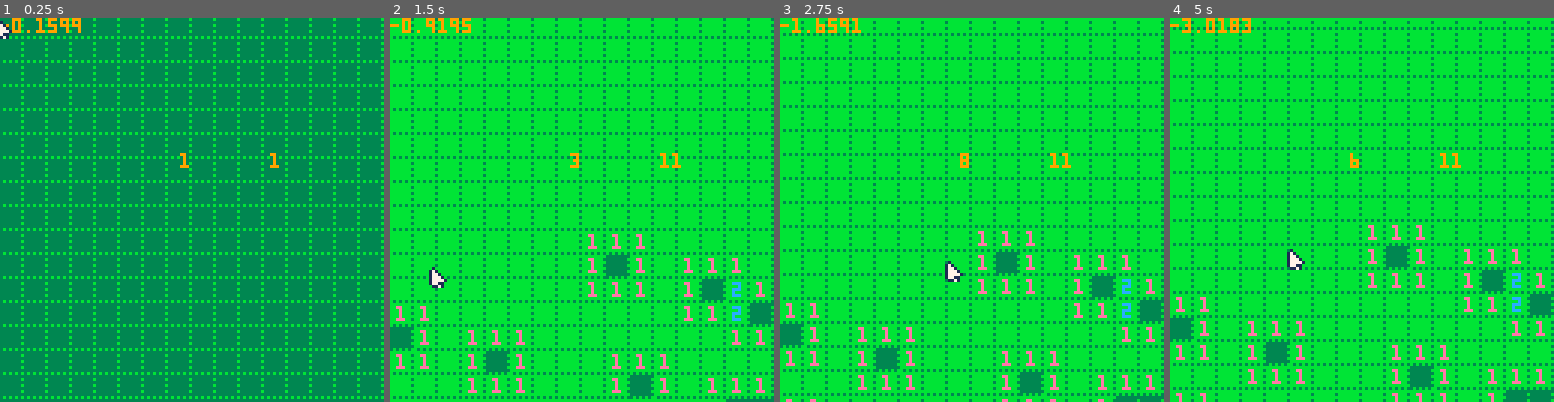
Above: before the commit, frames 1-4 (left to right).
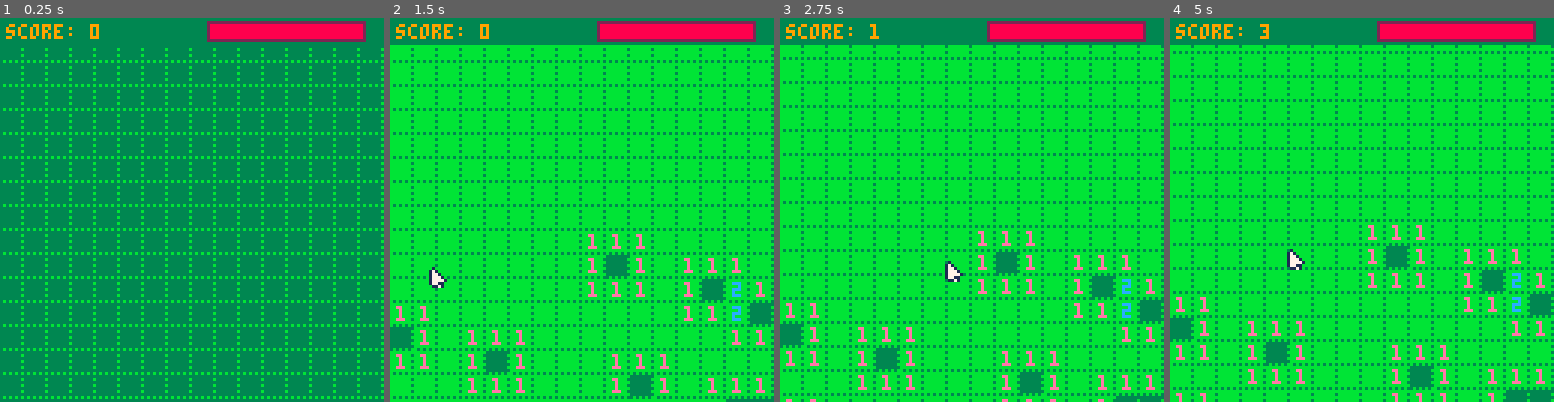
Above: after the commit, the same moments.

Repository: dakerfp/minerunner.p8
Game: PICO-8 cartridge mr.p8
Two runs of this game, one before a commit and one after it. Both use one fixed random seed, a clock stepped at 60 frames per second and the inputs below.
Inputs (mouse positions are in pixels of both pictures, inside the frame that each line leads up to):
- Up to frame 1 (0.25 s): no input
- Up to frame 2 (1.5 s): tap X (X key) at 0.33, 1.07 s; click (670, 121) at 0.67 s; tap O (Z key) at 0.7 s; click (436, 267) at 1.22 s
- Up to frame 3 (2.75 s): hold Right 1.6-2.1 s; tap O (Z key) at 1.7, 2.1, 2.5 s; click (887, 114) at 1.77 s; tap X (X key) at 1.85 s; hold Up 2.15-2.42 s; click (952, 259) at 2.32 s; hold Right from 2.47 s (still down)
- Up to frame 4 (5 s): click (1404, 106) at 2.87 s; tap O (Z key) every 0.4 s from 2.9 to 4.9 s; tap X (X key) at 2.97, 4.08 s; release Right at 3.03 s; hold Left 3.08-3.58 s; click (1465, 256) at 3.42 s; hold Down 3.63-3.97 s; click (1231, 102) at 3.97 s; hold Right 4.02-4.68 s; click (1292, 248) at 4.52 s; hold Up from 4.73 s (still down)

The runs differ from the first frame. In frame 1, 3.5% of the frame differs, in the area x 0-100%, y 0-40%; in frame 2, 6.7%; in frame 3, 6.8%; in frame 4, 6.8%.

Commit message:
add explosion and game over

Diff:
--- a/mr.p8
+++ b/mr.p8
@@ -2,11 +2,14 @@
 version 16
 __lua__
 
+lastb=0
 function mouse()
 	x=stat(32)
 	y=stat(33)
 	b=stat(34)
-	return x,y,b
+	bp=band(bxor(lastb,b),b) -- btnp
+	lastb=b
+	return x,y,b,bp
 end
 
 
@@ -14,11 +17,18 @@
 row_width=16
 s_0=32
 s_unr=17
+s_flag=18
 s_mine=4
+v0=0.02
+vacc=0.002
 
 rows={}
-vel=0.02
+explosion={}
+vel=v0
 dy=0
+life=100
+score=0
+t=0
 
 function create_blank_row()
 	row={}
@@ -68,8 +78,28 @@
 	end
 end
 
+function score_for_row(r)
+	for i=1,#r do
+		c=r[i]
+		if c.s==s_unr then
+			if c.v!=s_mine then
+				life-=1
+			end
+		elseif c.s==c_flag then
+			if c.v==s_mine then
+				score+=10
+			else
+				life-=1
+				score-=10
+			end
+		end
+	end
+end
+
 function rotate_row(r)
 	-- rotate
+	-- check life for deleted row
+	score_for_row(rows[1])
 	nrows={} -- delete rows[1]
 	for y=2,#rows do
 		add(nrows,rows[y])
@@ -111,9 +141,13 @@
 
 function _init()
 	poke(0x5f2d, 1)
-	_vel=0.02
+	vel=v0
 	dy=0
 	rows={}
+	score=0
+	life=100
+	explosion=nil
+	t=0
 	for y=1,10 do
 		add(rows,create_blank_row())
 	end
@@ -123,6 +157,7 @@
 	for y=1,#rows do
 		update_row_count(y)
 	end
+	_update=update_game_loop
 end
 
 function map_to_grid(mx,my)
@@ -134,23 +169,65 @@
 end
 
 mx,my,mb=0,0,0
-function _update()
-	mx,my,mb=mouse()
-	if (band(mb,1)==1) then
+function update_game_loop()
+	-- check for game over
+	if life==0 then
+		_update=update_game_over
+		return
+	end
+
+	-- time
+	t+=1/30 -- in secs
+	if t > 60 then -- every minute
+		vel+=vacc
+		t=0
+	end
+	-- read mouse
+	mx,my,mb,mbp=mouse()
+	-- left click: reveal
+	if (band(mbp,1)==1) then
 		x,y=map_to_grid(mx,my)
-		reveal(x,y)
-	end
+		if reveal(x,y)==s_mine then
+			life-=100
+		end
+	end
+	-- right click: set/unset flag
+	if (band(mbp,2)==2) then
+		x,y=map_to_grid(mx,my)
+		if rows[y][x].s == s_unr then
+			rows[y][x].s=s_flag
+			mset(x-1,y-1,s_flag)
+		elseif rows[y][x].s == s_flag then
+			rows[y][x].s=s_unr
+			mset(x-1,y-1,s_unr)
+		end
+	end
+	-- middle button: speed
 	if (band(mb,4)==4) then
 		dy-=0.5
+		score+=0.5*2 -- double score when you speed
 	else
 		dy-=vel
+		score+=vel
 	end
 	if dy < -8 then
-		r=create_row(1)
+		complexity=flr(rnd(3))+1
+		r=create_row(complexity)
 		rotate_row(r)
 		dy+=8
-		return
-	end
+	end
+	life=max(life,0)
+end
+
+function update_game_over()
+	-- explosion
+	if explosion==nil then
+ 	explosion={t=0,x=mx,y=my}
+ else
+		explosion.t+=0.025
+		explosion.t=min(explosion.t,1)
+	end
+	return
 end
 
 -->8
@@ -158,11 +235,21 @@
 function _draw()
 	cls()
 	map(0,0,0,dy,16,#rows)
-	print(dy)
 	spr(1,mx-2,my)
 	x,y=map_to_grid(mx,my)
-	print(x,60,45,9)
-	print(y,90,45,9)
+	rectfill(0,0,128,8,3)
+	rectfill(69,1,121,7,2)
+	rectfill(70,2,70+life/2,6,8)
+
+	e=explosion
+	if e!=nil then
+		circfill(e.x,e.y,e.t*208,9)
+		circfill(e.x,e.y,e.t*200,8)
+		if e.t>=0.5 then -- almost finish animation
+			print("game over",46,60,9)
+		end
+	end
+	print("score: "..tostr(flr(score)),2,2,9)
 end
 __gfx__
 00000000010000000000000000000000bbbbbbbb0000000000000000000000000000000000000000000000000000000000000000000000000000000000000000
@@ -173,14 +260,14 @@
 00700700177110000000000000000000bb5555b30000000000000000000000000000000000000000000000000000000000000000000000000000000000000000
 00000000011710000000000000000000b5b55b5b0000000000000000000000000000000000000000000000000000000000000000000000000000000000000000
 00000000000000000000000000000000b3b3b3b30000000000000000000000000000000000000000000000000000000000000000000000000000000000000000
-bbbbbbbb33333333dddddddd00000000000000000000000000000000000000000000000000000000000000000000000000000000000000000000000000000000
-bbbbbbb33333333b0bbbbbbd00000000000000000000000000000000000000000000000000000000000000000000000000000000000000000000000000000000
-bbbbbbbb333333330bbbbbbd00000000000000000000000000000000000000000000000000000000000000000000000000000000000000000000000000000000
-bbbbbbb33333333b0bbbbbbd00000000000000000000000000000000000000000000000000000000000000000000000000000000000000000000000000000000
-bbbbbbbb333333330bbbbbbd00000000000000000000000000000000000000000000000000000000000000000000000000000000000000000000000000000000
-bbbbbbb33333333b0bbbbbbd00000000000000000000000000000000000000000000000000000000000000000000000000000000000000000000000000000000
-bbbbbbbb333333330bbbbbbd00000000000000000000000000000000000000000000000000000000000000000000000000000000000000000000000000000000
-b3b3b3b33b3b3b3b0000000d00000000000000000000000000000000000000000000000000000000000000000000000000000000000000000000000000000000
+bbbbbbbb333333335833333300000000000000000000000000000000000000000000000000000000000000000000000000000000000000000000000000000000
+bbbbbbb33333333b5888833b00000000000000000000000000000000000000000000000000000000000000000000000000000000000000000000000000000000
+bbbbbbbb333333333588888800000000000000000000000000000000000000000000000000000000000000000000000000000000000000000000000000000000
+bbbbbbb33333333b3588888b00000000000000000000000000000000000000000000000000000000000000000000000000000000000000000000000000000000
+bbbbbbbb333333333588833300000000000000000000000000000000000000000000000000000000000000000000000000000000000000000000000000000000
+bbbbbbb33333333b3353333b00000000000000000000000000000000000000000000000000000000000000000000000000000000000000000000000000000000
+bbbbbbbb333333333353333300000000000000000000000000000000000000000000000000000000000000000000000000000000000000000000000000000000
+b3b3b3b33b3b3b3b3b5b3b3b00000000000000000000000000000000000000000000000000000000000000000000000000000000000000000000000000000000
 bbbbbbbbbbbbbbbbbbbbbbbbbbbbbbbbbbbbbbbbbbbbbbbbbbbbbbbbbbbbbbbbbbbbbbbb00000000000000000000000000000000000000000000000000000000
 bbbbbbb3bbeebbb3bbcccbb3bb111bb3bb8b8bb3bb999bb3bb222bb3bb444bb3bb000bb300000000000000000000000000000000000000000000000000000000
 bbbbbbbbbbbebbbbbbbbcbbbbbbb1bbbbb8b8bbbbb9bbbbbbb2bbbbbbbbb4bbbbb0b0bbb00000000000000000000000000000000000000000000000000000000
